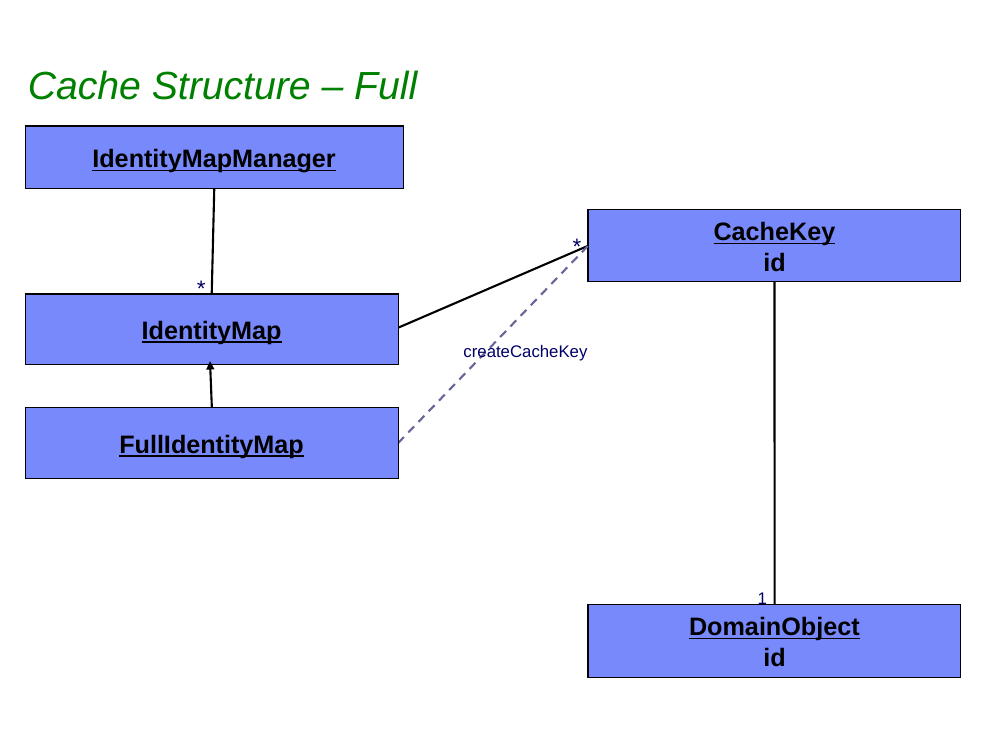
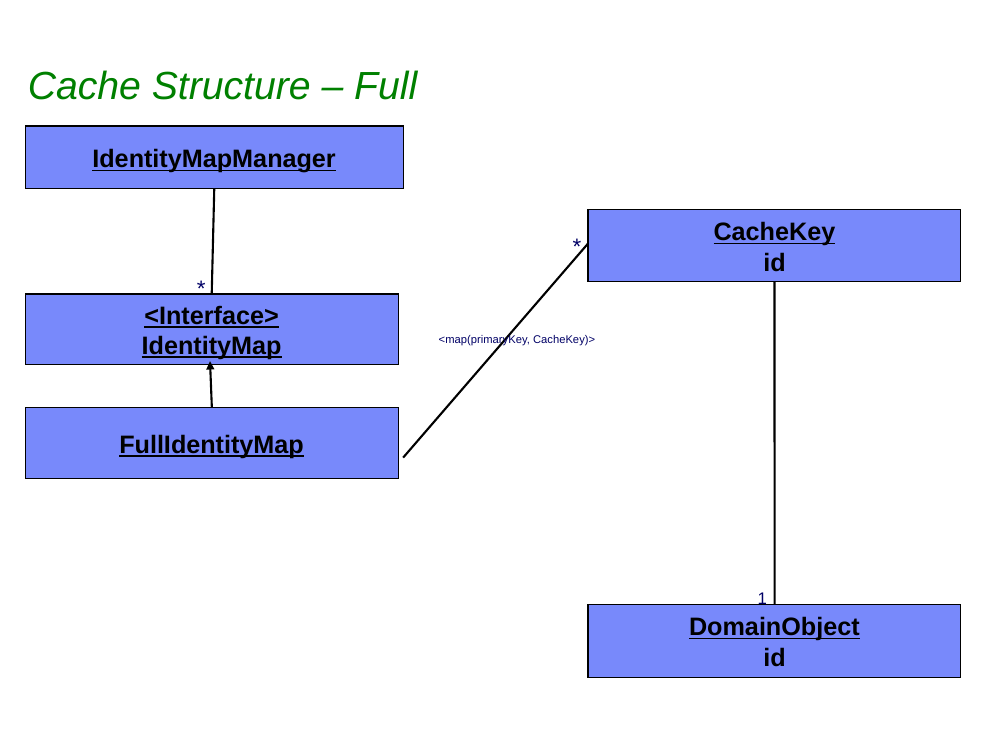
Before and after one commit to sabineheider/incubator, a slide deck: slide 8 of summit-2010/EclipseLink_Intro_Cache.ppt (slide 7 before the commit). Drawn at 1008x756 pixels with LibreOffice and Linux fonts; fonts in the diff are those of the drawing; background and template pictures are left out. Boxes give left, top, right and bottom in pixels: in the first picture for what was removed or moved away, otherwise in the second. Text is boxed around its words. In the diff, an @@ line names an element or a change of style, - is before the commit and + after.

```diff
--- a/summit-2010/EclipseLink_Intro_Cache.ppt
+++ b/summit-2010/EclipseLink_Intro_Cache.ppt
@@ line removed from (395, 330) to (588, 246) @@
@@ line moved from (398, 444) - (588, 246) to (403, 458) - (588, 244) @@
@@ line (403, 458) - (588, 244): stroke #666699 1.5 pt dashed to #000000 1.5 pt @@
@@ text in rectangle at <box>144,305,278,328</box>: paragraph added @@
+<Interface>
@@ text added at <box>439,335,595,346</box>, 8 pt, text #000066 @@
+<map(primaryKey, CacheKey)>
@@ text removed at <box>463,344,587,361</box> @@
-createCacheKey
```
Also in this commit, not shown: 7 other slides changed, 1 slide added, 1 other file.
